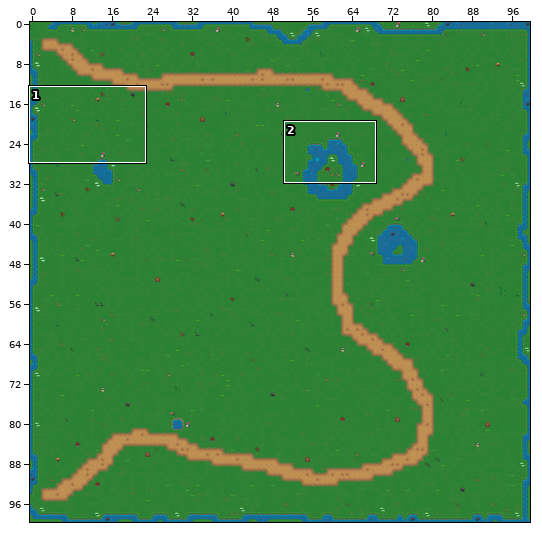
An edit to a level. Tiled map (JSON), pixelgrinder-frontend/assets/map/map1..tmj. The first picture is a wide view before the edit; the outline marks the close-up.
Close-up. Earlier state:
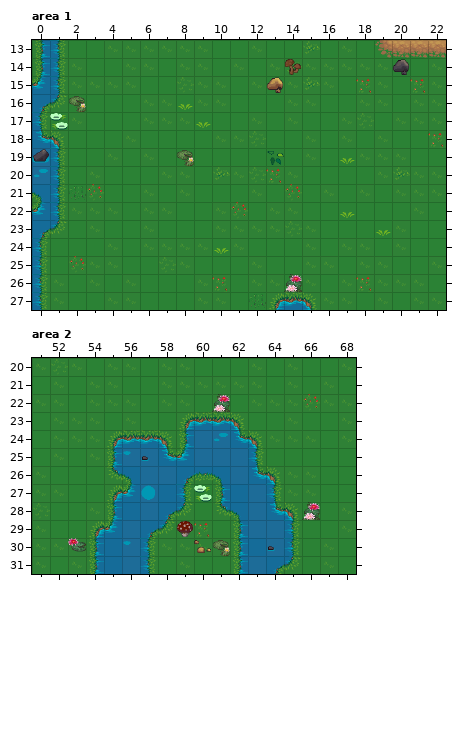
Cells are 32x32 px. Shown: area 1 x 0..22, y 13..27; area 2 x 51..68, y 20..31. The commit also changed other parts of the map, which this record leaves out.
The result:
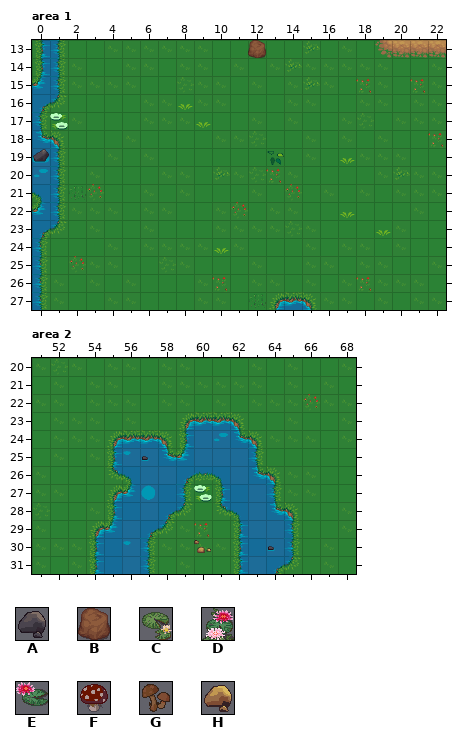
Key: from "terrain": A 419, B 439, C 471, D 472, E 474, F 479, G 480, H 482.
_ is an empty cell, . an unchanged one.
Tiles of an added or newly shown layer are drawn over the layers below it.
Commit: add gatherable layer in Tiled, make gather animation of rocks
What changed:
--- layer "paths", area 1
@@ x 14..14 @@
-14 G
+14 _
@@ x 2..2 @@
-16 C
+16 _
@@ x 8..8 @@
-19 C
+19 _
@@ x 14..14 @@
-26 D
+26 _
--- layer "collisions", area 1
@@ x 13..20 @@
-14 .......A
-15 H.......
+14 ......._
+15 _.......
--- layer "gather_rock" (added), area 1
@@ x 12..12 @@
-13 _
+13 B
--- layer "paths", area 2
@@ x 61..61 @@
-22 D
+22 _
@@ x 53..66 @@
-28 .............D
-29 ......F.......
-30 E.......C.....
+28 ............._
+29 ......_.......
+30 _......._.....
